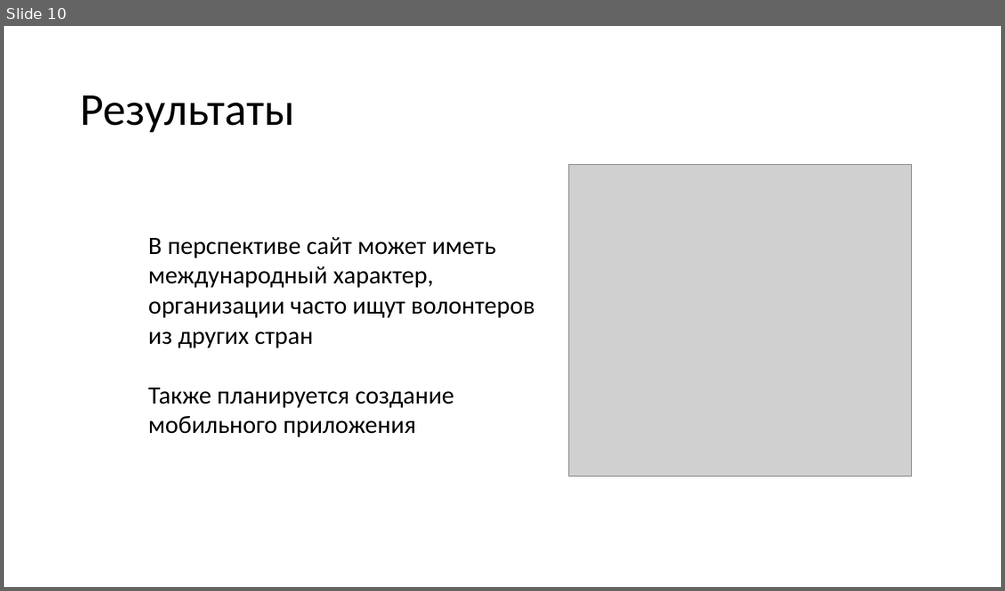
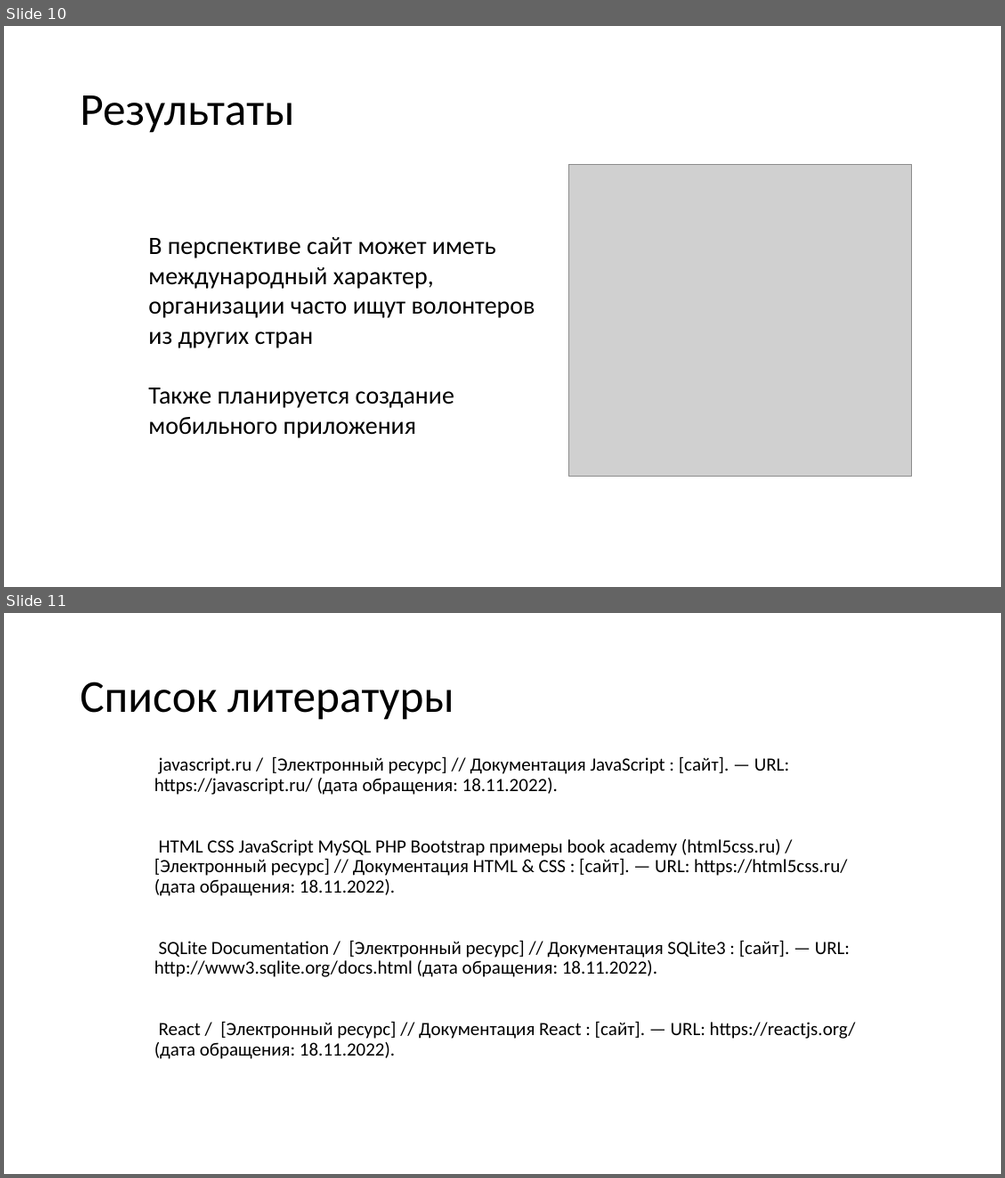
Before and after one commit to DaryaHomyak/VolunteerSearch, a slide deck: VolunteerSeach.pptx. Shown one above the other, each under a label of ours: slide 10 before the commit, slides 10 and 11 after it. The pictures are 1005x591 and 1005x1178 pixels, drawn with LibreOffice and Linux fonts; fonts in the diff are those of the drawing; grey boxes stand for pictures; background and template pictures are left out. Boxes give left, top, right and bottom in pixels: in the first picture for what was removed or moved away, otherwise in the second. Text is boxed around its words. In the diff, an @@ line names an element or a change of style, - is before the commit and + after.

```diff
--- a/VolunteerSeach.pptx
+++ b/VolunteerSeach.pptx
@@ slide 11 added at <box>4,613,1001,1174</box>, background picture (left out) @@
@@ title added at <box>80,682,454,720</box>, 44 pt, text #000000 @@
+Список литературы
@@ text added at <box>154,756,856,1059</box>, 18 pt, text #000000 @@
+javascript.ru / [Электронный ресурс] // Документация JavaScript : [сайт]. — URL: https://javascript.ru/ (дата обращения: 18.11.2022).
+HTML CSS JavaScript MySQL PHP Bootstrap примеры book academy (html5css.ru) / [Электронный ресурс] // Документация HTML & CSS : [сайт]. — URL: https://html5css.ru/ (дата обращения: 18.11.2022).
+SQLite Documentation / [Электронный ресурс] // Документация SQLite3 : [сайт]. — URL: http://www3.sqlite.org/docs.html (дата обращения: 18.11.2022).
+React / [Электронный ресурс] // Документация React : [сайт]. — URL: https://reactjs.org/ (дата обращения: 18.11.2022).
```
Also in this commit, not shown: 3 slides changed.
